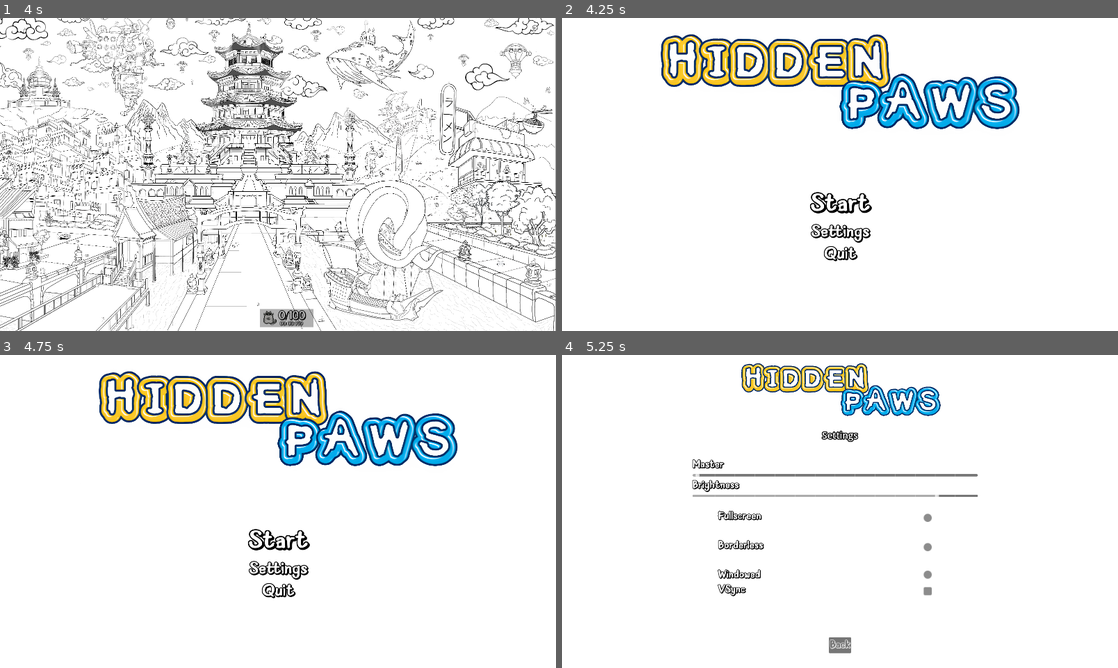
Above: before the commit, frames 1-4 (two rows, left to right).
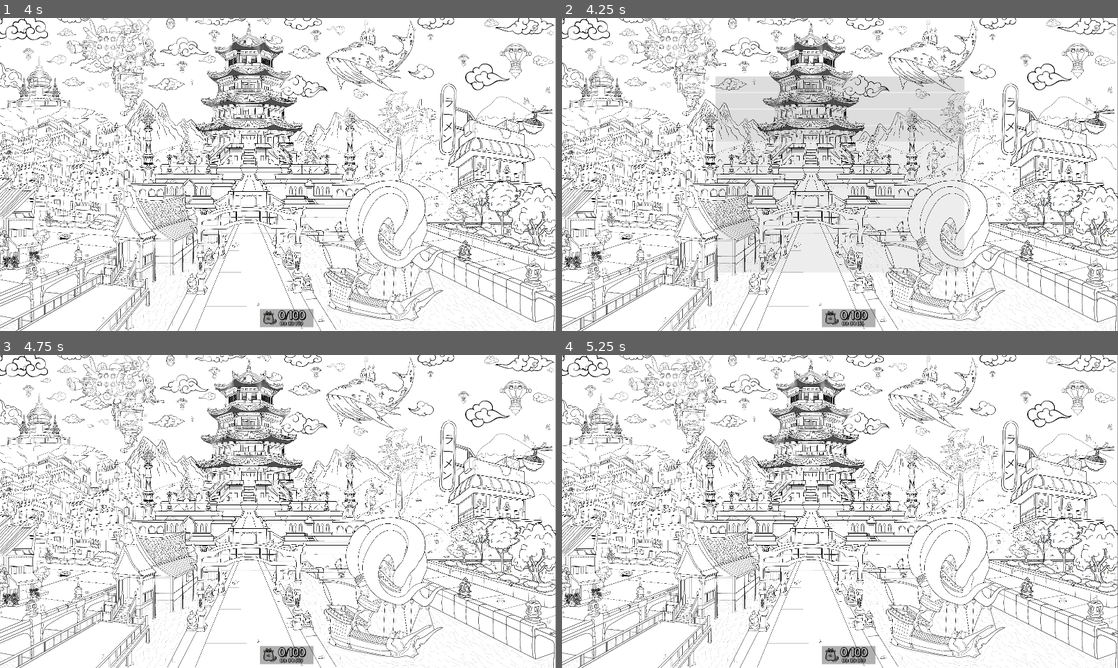
Above: after the commit, the same moments.

Repository: Wpan0n/_HiddenPaws_
Game: Godot game, scene res://Scenes/MainGame.tscn
The game is run twice, just before and just after one commit, with the same random seed, the same clock (stepped at 60 frames per second) and the same inputs.
Inputs (mouse positions are in pixels of both pictures, inside the frame that each line leads up to):
- Up to frame 1 (4 s): move the mouse to (400, 158) at 0.52 s; click (400, 158) at 0.67 s; drag from (166, 190) to (250, 237) at 1.27 s; move the mouse to (333, 105) at 2.02 s; click (333, 105) at 2.17 s; drag from (250, 237) to (111, 127) at 2.77 s; move the mouse to (444, 221) at 3.52 s; click (444, 221) at 3.67 s
- Up to frame 2 (4.25 s): tap Escape (Escape) at 4.15 s
- Up to frame 3 (4.75 s): click (278, 420) at 4.25 s, where only the run after the commit has a clickable "Resume"
- Up to frame 4 (5.25 s): click (840, 570) at 5 s, where only the run before the commit has a clickable "Settings"

Frame 1 is identical in both runs. In frame 2, 32% of the frame differs, in the area x 0-100%, y 0-100%; in frame 3, 27%; in frame 4, 23%.

Commit message:
pause menu also there

Diff:
--- a/Scenes/MainGame.tscn
+++ b/Scenes/MainGame.tscn
@@ -7,6 +7,7 @@
 [ext_resource type="Texture2D" uid="uid://1ho361nxnbmd" path="res://Cat_Sprites/Layer 103.svg" id="4_jugfj"]
 [ext_resource type="Script" uid="uid://ckjkredhpjkem" path="res://Scripts/Cat_Sprite.gd" id="5_j0mpy"]
 [ext_resource type="AudioStream" uid="uid://dk6fli64uewdk" path="res://assets/Sfx_Music/kitty-meow-85182.mp3" id="6_pm1xx"]
+[ext_resource type="PackedScene" uid="uid://b4pqhyja1h6ut" path="res://Scenes/pause_menu.tscn" id="7_et12g"]
 [ext_resource type="Texture2D" uid="uid://da5h2l33v5nxw" path="res://assets/image-256x254-removebg-preview (1) (2).png" id="7_r6a0e"]
 [ext_resource type="Texture2D" uid="uid://dmibvpcq8ywh7" path="res://Cat_Sprites/Layer 3.svg" id="8_2uglc"]
 [ext_resource type="Texture2D" uid="uid://chbklughc6ioa" path="res://Cat_Sprites/Layer 4.svg" id="9_th002"]
@@ -1401,3 +1402,12 @@
 offset_bottom = -1658.0
 rotation = -0.523599
 mouse_filter = 1
+
+[node name="CanvasLayer" type="CanvasLayer" parent="."]
+
+[node name="PauseMenu" parent="CanvasLayer" instance=ExtResource("7_et12g")]
+anchors_preset = 8
+anchor_left = 0.5
+anchor_top = 0.5
+anchor_right = 0.5
+anchor_bottom = 0.5
--- /dev/null
+++ b/Scenes/pause_menu.tscn
@@ -0,0 +1,134 @@
+[gd_scene load_steps=7 format=3 uid="uid://b4pqhyja1h6ut"]
+
+[ext_resource type="Script" uid="uid://dvak4rivvilbe" path="res://Scripts/pause_menu.gd" id="1_k0w1u"]
+[ext_resource type="Shader" uid="uid://di1vmgnatwklh" path="res://shader/pause_menu.gdshader" id="2_1och7"]
+
+[sub_resource type="ShaderMaterial" id="ShaderMaterial_bpi0q"]
+shader = ExtResource("2_1och7")
+shader_parameter/lod = 0.0
+
+[sub_resource type="Animation" id="Animation_vmyb1"]
+resource_name = "blur"
+length = 0.3
+tracks/0/type = "bezier"
+tracks/0/imported = false
+tracks/0/enabled = true
+tracks/0/path = NodePath("ColorRect:material:shader_parameter/lod")
+tracks/0/interp = 1
+tracks/0/loop_wrap = true
+tracks/0/keys = {
+"handle_modes": PackedInt32Array(0, 0),
+"points": PackedFloat32Array(0, -0.15, 0, 0.15, 0, 0.8, -0.15, 0, 0.15, 0),
+"times": PackedFloat32Array(0, 0.3)
+}
+tracks/1/type = "value"
+tracks/1/imported = false
+tracks/1/enabled = true
+tracks/1/path = NodePath("PanelContainer:modulate")
+tracks/1/interp = 1
+tracks/1/loop_wrap = true
+tracks/1/keys = {
+"times": PackedFloat32Array(0, 0.3),
+"transitions": PackedFloat32Array(1, 1),
+"update": 0,
+"values": [Color(1, 1, 1, 0), Color(1, 1, 1, 0.588235)]
+}
+
+[sub_resource type="Animation" id="Animation_myy0f"]
+length = 0.001
+tracks/0/type = "bezier"
+tracks/0/imported = false
+tracks/0/enabled = true
+tracks/0/path = NodePath("ColorRect:material:shader_parameter/lod")
+tracks/0/interp = 1
+tracks/0/loop_wrap = true
+tracks/0/keys = {
+"handle_modes": PackedInt32Array(0),
+"points": PackedFloat32Array(0, -0.15, 0, 0.15, 0),
+"times": PackedFloat32Array(0)
+}
+tracks/1/type = "value"
+tracks/1/imported = false
+tracks/1/enabled = true
+tracks/1/path = NodePath("PanelContainer:modulate")
+tracks/1/interp = 1
+tracks/1/loop_wrap = true
+tracks/1/keys = {
+"times": PackedFloat32Array(0),
+"transitions": PackedFloat32Array(1),
+"update": 0,
+"values": [Color(1, 1, 1, 0)]
+}
+
+[sub_resource type="AnimationLibrary" id="AnimationLibrary_sjs17"]
+_data = {
+&"RESET": SubResource("Animation_myy0f"),
+&"blur": SubResource("Animation_vmyb1")
+}
+
+[node name="PauseMenu" type="Control"]
+process_mode = 3
+layout_mode = 3
+anchors_preset = 15
+anchor_right = 1.0
+anchor_bottom = 1.0
+grow_horizontal = 2
+grow_vertical = 2
+script = ExtResource("1_k0w1u")
+
+[node name="ColorRect" type="ColorRect" parent="."]
+material = SubResource("ShaderMaterial_bpi0q")
+layout_mode = 1
+anchors_preset = 15
+anchor_right = 1.0
+anchor_bottom = 1.0
+grow_horizontal = 2
+grow_vertical = 2
+
+[node name="PanelContainer" type="PanelContainer" parent="."]
+modulate = Color(1, 1, 1, 0)
+layout_mode = 1
+anchors_preset = 8
+anchor_left = 0.5
+anchor_top = 0.5
+anchor_right = 0.5
+anchor_bottom = 0.5
+offset_left = -430.0
+offset_top = -338.0
+offset_right = 430.0
+offset_bottom = 338.0
+grow_horizontal = 2
+grow_vertical = 2
+
+[node name="VBoxContainer" type="VBoxContainer" parent="PanelContainer"]
+layout_mode = 2
+
+[node name="Resume" type="Button" parent="PanelContainer/VBoxContainer"]
+layout_mode = 2
+theme_override_font_sizes/font_size = 32
+text = "Resume"
+
+[node name="Settings" type="Button" parent="PanelContainer/VBoxContainer"]
+layout_mode = 2
+theme_override_font_sizes/font_size = 32
+text = "Settings"
+
+[node name="Reset" type="Button" parent="PanelContainer/VBoxContainer"]
+layout_mode = 2
+theme_override_font_sizes/font_size = 32
+text = "Reset"
+
+[node name="Quit" type="Button" parent="PanelContainer/VBoxContainer"]
+layout_mode = 2
+theme_override_font_sizes/font_size = 32
+text = "Quit"
+
+[node name="AnimationPlayer" type="AnimationPlayer" parent="."]
+libraries = {
+&"": SubResource("AnimationLibrary_sjs17")
+}
+
+[connection signal="pressed" from="PanelContainer/VBoxContainer/Resume" to="." method="_on_resume_pressed"]
+[connection signal="pressed" from="PanelContainer/VBoxContainer/Settings" to="." method="_on_settings_pressed"]
+[connection signal="pressed" from="PanelContainer/VBoxContainer/Reset" to="." method="_on_reset_pressed"]
+[connection signal="pressed" from="PanelContainer/VBoxContainer/Quit" to="." method="_on_quit_pressed"]
--- a/Scripts/GameUI.gd
+++ b/Scripts/GameUI.gd
@@ -43,16 +43,6 @@
 		if stopwatch and stopwatch.has_method("update_timer_display"):
 			stopwatch.set_time_elapsed(time_elapsed)
 			update_stopwatch_display()
-
-	if Input.is_action_just_pressed("ui_cancel"):
-		accept_event()  # Prevent further propagation
-		print("Escape key pressed, attempting to change scene to: ", "res://Scenes/main_menu.tscn")
-		save_and_exit()
-		var err = get_tree().change_scene_to_file("res://Scenes/main_menu.tscn")
-		if err != OK:
-			print("Failed to change scene, error code: ", err)
-		else:
-			print("Scene change successful")
 
 func _on_sprite_color_changed(sprite: Sprite2D):
 	print("Color change detected on: ", sprite.name)
--- /dev/null
+++ b/Scripts/pause_menu.gd
@@ -0,0 +1,44 @@
+extends Control
+
+@onready var optionsMenu = preload("res://Scenes/options_menu.tscn")
+
+func _ready():
+	$AnimationPlayer.play("RESET")
+	hide()  # Start hidden
+	set_process_input(true)  # Ensure input is being processed
+
+func _input(event):
+	if event.is_action_pressed("Escape"):
+		if get_tree().paused:
+			resume()
+		else:
+			pause()
+
+func resume():
+	get_tree().paused = false
+	$AnimationPlayer.play_backwards("blur")
+	hide()
+
+func pause():
+	show()
+	get_tree().paused = true
+	$AnimationPlayer.play("blur")
+
+func _on_resume_pressed():
+	resume()
+
+func _on_quit_pressed():
+	get_tree().quit()
+
+func _on_options_pressed():
+	resume()
+	get_tree().change_scene_to_file("res://Scenes/options_menu.tscn")
+
+func _on_settings_pressed():
+	resume()
+	get_tree().change_scene_to_file("res://Scenes/options_menu.tscn")
+
+func _on_reset_pressed():
+	print("Reset button pressed!")
+	# Example: get_tree().reload_current_scene()
+	# Replace with your actual reset logic if needed
--- /dev/null
+++ b/shader/pause_menu.gdshader
@@ -0,0 +1,9 @@
+shader_type canvas_item;
+uniform sampler2D SCREEN_TEXTURE: hint_screen_texture, filter_linear_mipmap;
+
+uniform float lod: hint_range(0.0, 5) = 0.0;
+
+void fragment(){
+	vec4 color = texture(SCREEN_TEXTURE, SCREEN_UV, lod);
+	COLOR = color;
+}
Not shown: 1 places in Scenes/MainGame.tscn that only renumber resources
Not shown, added: Scripts/pause_menu.gd.uid
Not shown, added: shader/pause_menu.gdshader.uid
